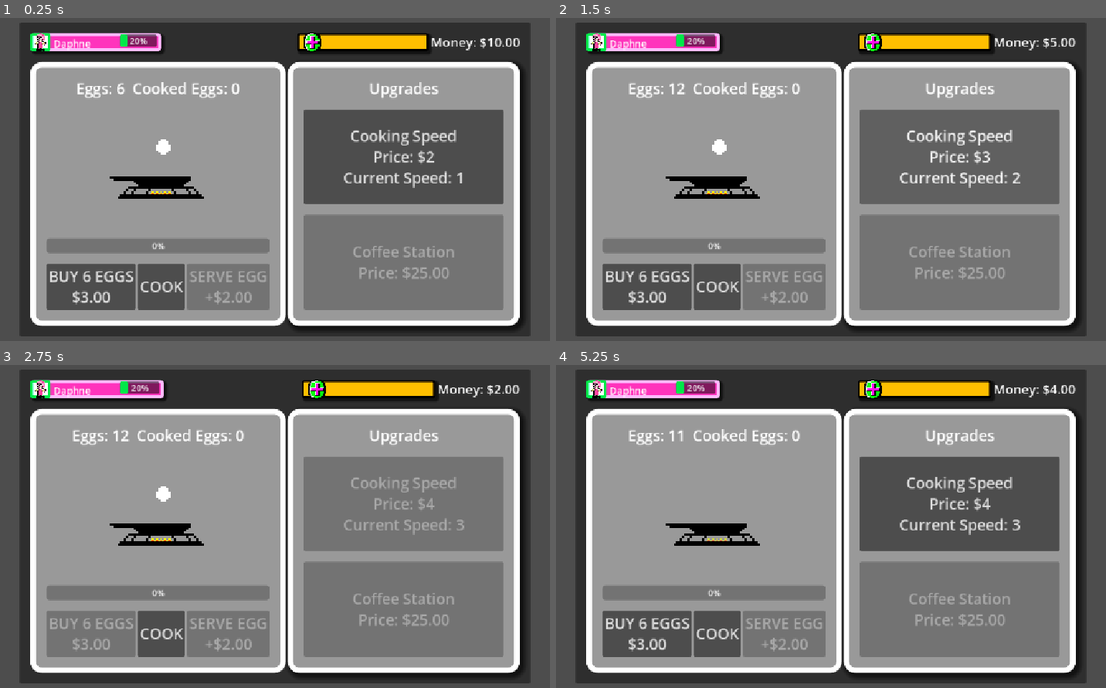
Above: before the commit, frames 1-4 (two rows, left to right).
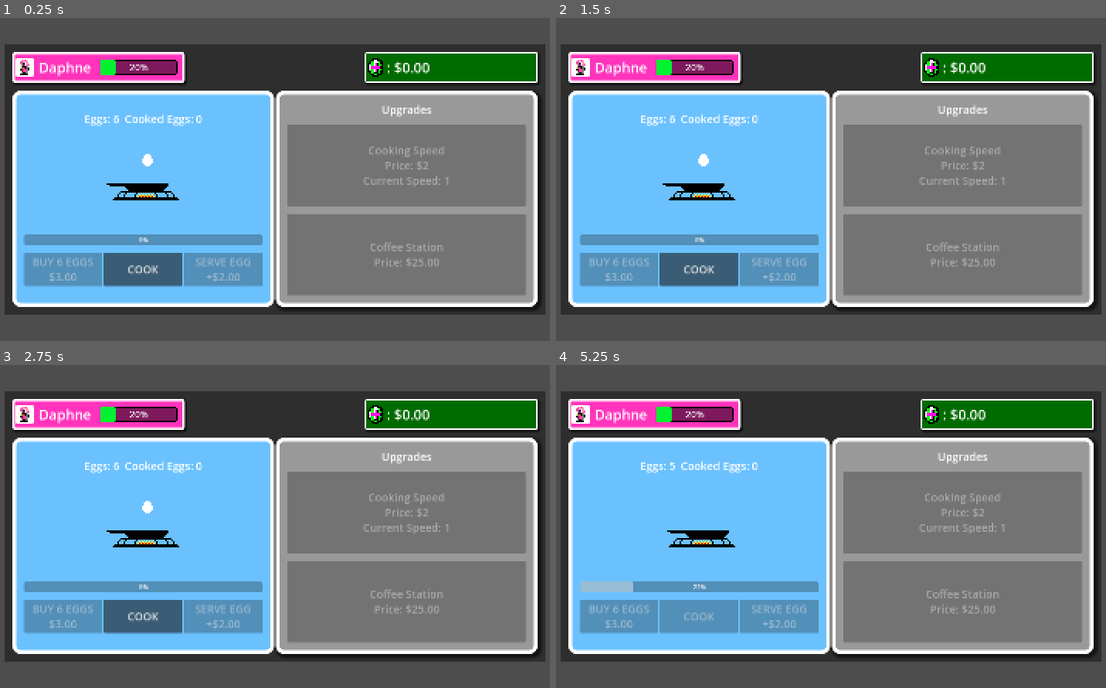
Above: after the commit, the same moments.

Repository: DaphGreene/Tex-Mex-Breakup
Game: Godot game, scene res://Scenes/main.tscn
Same seed, same stepped clock (60 frames per second), same inputs: the game is played once before the commit and once after it.
Inputs (mouse positions are in pixels of both pictures, inside the frame that each line leads up to):
- Up to frame 1 (0.25 s): no input
- Up to frame 2 (1.5 s): click (649, 286) at 0.5 s, where only the run before the commit has a clickable "BUY 6 EGGS $3.00"; click (957, 156) at 1.25 s, where only the run before the commit has a clickable "Cooking Speed Price: $2 Curre…"
- Up to frame 3 (2.75 s): click (401, 503) at 2 s, where only the run before the commit has a clickable "Cooking Speed Price: $3 Curre…"
- Up to frame 4 (5.25 s): click "COOK" at 2.75 s; click (787, 633) at 5 s, where only the run before the commit has a clickable "SERVE EGG +$2.00"

The runs differ from the first frame. In frame 1, 79% of the frame differs, in the area x 0-100%, y 1-99%; in frame 2, 72%; in frame 3, 72%; in frame 4, 79%.

Commit message:
Layout Tweaking Money Bar/PlayerBar

Diff:
--- a/Scenes/main.tscn
+++ b/Scenes/main.tscn
@@ -11,7 +11,7 @@
 border_width_top = 6
 border_width_right = 6
 border_width_bottom = 6
-border_color = Color(1, 0.73333335, 1, 1)
+border_color = Color(1, 1, 1, 1)
 corner_radius_top_left = 6
 corner_radius_top_right = 6
 corner_radius_bottom_right = 6
@@ -25,7 +25,7 @@
 border_width_top = 6
 border_width_right = 6
 border_width_bottom = 6
-border_color = Color(0, 0.9131701, 0.2872121, 1)
+border_color = Color(1, 1, 1, 1)
 corner_radius_top_left = 4
 corner_radius_top_right = 4
 corner_radius_bottom_right = 4
@@ -33,25 +33,30 @@
 
 [sub_resource type="StyleBoxFlat" id="StyleBoxFlat_7mycd"]
 bg_color = Color(0, 0, 0, 0.5019608)
+border_width_left = 2
+border_width_top = 2
+border_width_right = 2
+border_width_bottom = 2
+border_color = Color(0, 0, 0, 1)
 corner_radius_top_left = 4
 corner_radius_top_right = 4
 corner_radius_bottom_right = 4
 corner_radius_bottom_left = 4
 
 [sub_resource type="StyleBoxFlat" id="StyleBoxFlat_272bh"]
-bg_color = Color(0.003921569, 0.9098039, 0.28627452, 1)
+bg_color = Color(3.8119553e-05, 0.9486843, 0.18852836, 1)
 corner_radius_top_left = 4
 corner_radius_top_right = 4
 corner_radius_bottom_right = 4
 corner_radius_bottom_left = 4
 
 [sub_resource type="StyleBoxFlat" id="StyleBoxFlat_5vw27"]
-bg_color = Color(1.0811334, 0.7509666, 7.612897e-06, 1)
+bg_color = Color(0, 0.41816226, 0, 1)
 border_width_left = 4
 border_width_top = 4
 border_width_right = 4
 border_width_bottom = 4
-border_color = Color(0, 0, 0, 1)
+border_color = Color(1, 1, 1, 1)
 corner_radius_top_left = 4
 corner_radius_top_right = 4
 corner_radius_bottom_right = 4
@@ -60,6 +65,7 @@
 shadow_offset = Vector2(4, 4)
 
 [sub_resource type="StyleBoxFlat" id="StyleBoxFlat_jjvhh"]
+bg_color = Color(0.41819945, 0.7582426, 0.9956637, 1)
 border_width_left = 10
 border_width_top = 10
 border_width_right = 10
@@ -88,7 +94,7 @@
 tracks/0/type = "value"
 tracks/0/imported = false
 tracks/0/enabled = true
-tracks/0/path = NodePath("MarginContainer/PanelContainer/MarginContainer/MainLayout/ContentRow/CookingSpace/MarginContainer/VBoxContainer/TextureRect/CookingSprite:frame")
+tracks/0/path = NodePath("MarginContainer/PanelContainer/MarginContainer/MainLayout/ContentRow/CookingSpace/MarginContainer/VBoxContainer/MarginContainer/TextureRect/CookingSprite:frame")
 tracks/0/interp = 1
 tracks/0/loop_wrap = true
 tracks/0/keys = {
@@ -106,7 +112,7 @@
 tracks/0/type = "value"
 tracks/0/imported = false
 tracks/0/enabled = true
-tracks/0/path = NodePath("MarginContainer/PanelContainer/MarginContainer/MainLayout/ContentRow/CookingSpace/MarginContainer/VBoxContainer/TextureRect/CookingSprite:frame")
+tracks/0/path = NodePath("MarginContainer/PanelContainer/MarginContainer/MainLayout/ContentRow/CookingSpace/MarginContainer/VBoxContainer/MarginContainer/TextureRect/CookingSprite:frame")
 tracks/0/interp = 1
 tracks/0/loop_wrap = true
 tracks/0/keys = {
@@ -123,7 +129,7 @@
 tracks/0/type = "value"
 tracks/0/imported = false
 tracks/0/enabled = true
-tracks/0/path = NodePath("MarginContainer/PanelContainer/MarginContainer/MainLayout/ContentRow/CookingSpace/MarginContainer/VBoxContainer/TextureRect/CookingSprite:frame")
+tracks/0/path = NodePath("MarginContainer/PanelContainer/MarginContainer/MainLayout/ContentRow/CookingSpace/MarginContainer/VBoxContainer/MarginContainer/TextureRect/CookingSprite:frame")
 tracks/0/interp = 1
 tracks/0/loop_wrap = true
 tracks/0/keys = {
@@ -179,57 +185,64 @@
 
 [node name="MoneyBar" type="HBoxContainer" parent="MarginContainer/PanelContainer/MarginContainer/MainLayout" unique_id=486125757]
 layout_mode = 2
+theme_override_constants/separation = 10
 
 [node name="PlayerInfoBox" type="Panel" parent="MarginContainer/PanelContainer/MarginContainer/MainLayout/MoneyBar" unique_id=1467498372]
+custom_minimum_size = Vector2(340, 80)
 layout_mode = 2
 size_flags_horizontal = 3
 theme_override_styles/panel = SubResource("StyleBoxFlat_1bvp3")
 
-[node name="AvatarFrame" type="Panel" parent="MarginContainer/PanelContainer/MarginContainer/MainLayout/MoneyBar/PlayerInfoBox" unique_id=1278152303]
+[node name="MarginContainer" type="MarginContainer" parent="MarginContainer/PanelContainer/MarginContainer/MainLayout/MoneyBar/PlayerInfoBox" unique_id=445916905]
 layout_mode = 1
-anchors_preset = 9
-anchor_bottom = 1.0
-offset_right = 38.0
-grow_vertical = 2
-theme_override_styles/panel = SubResource("StyleBoxFlat_lquwl")
-
-[node name="Avatar" type="TextureRect" parent="MarginContainer/PanelContainer/MarginContainer/MainLayout/MoneyBar/PlayerInfoBox/AvatarFrame" unique_id=282632320]
-layout_mode = 1
-anchors_preset = 8
-anchor_left = 0.5
-anchor_top = 0.5
-anchor_right = 0.5
-anchor_bottom = 0.5
-offset_left = -10.5
-offset_top = -16.0
-offset_right = 10.0
-offset_bottom = 16.0
-grow_horizontal = 2
-grow_vertical = 2
-texture = ExtResource("2_jjvhh")
-expand_mode = 4
-
-[node name="Nickname" type="Label" parent="MarginContainer/PanelContainer/MarginContainer/MainLayout/MoneyBar/PlayerInfoBox" unique_id=2039981826]
-layout_mode = 0
-offset_left = 43.0
-offset_top = 7.0
-offset_right = 149.0
-offset_bottom = 33.0
-theme_override_font_sizes/font_size = 18
-text = "Daphne"
-
-[node name="ExperienceProgress" type="ProgressBar" parent="MarginContainer/PanelContainer/MarginContainer/MainLayout/MoneyBar/PlayerInfoBox" unique_id=2076193535]
-layout_mode = 1
-anchors_preset = 12
-anchor_top = 1.0
+anchors_preset = 15
 anchor_right = 1.0
 anchor_bottom = 1.0
-offset_left = 167.0
-offset_top = -31.0
-offset_right = -8.0
-offset_bottom = -8.0
-grow_horizontal = 2
-grow_vertical = 0
+grow_horizontal = 2
+grow_vertical = 2
+theme_override_constants/margin_left = 8
+theme_override_constants/margin_top = 8
+theme_override_constants/margin_right = 8
+theme_override_constants/margin_bottom = 8
+
+[node name="HBoxContainer" type="HBoxContainer" parent="MarginContainer/PanelContainer/MarginContainer/MainLayout/MoneyBar/PlayerInfoBox/MarginContainer" unique_id=873223969]
+layout_mode = 2
+theme_override_constants/separation = 12
+
+[node name="AvatarFrame" type="Panel" parent="MarginContainer/PanelContainer/MarginContainer/MainLayout/MoneyBar/PlayerInfoBox/MarginContainer/HBoxContainer" unique_id=1278152303]
+custom_minimum_size = Vector2(48, 48)
+layout_mode = 2
+size_flags_horizontal = 0
+size_flags_vertical = 4
+theme_override_styles/panel = SubResource("StyleBoxFlat_lquwl")
+
+[node name="Avatar" type="TextureRect" parent="MarginContainer/PanelContainer/MarginContainer/MainLayout/MoneyBar/PlayerInfoBox/MarginContainer/HBoxContainer/AvatarFrame" unique_id=282632320]
+layout_mode = 1
+anchors_preset = 15
+anchor_right = 1.0
+anchor_bottom = 1.0
+offset_left = 4.0
+offset_top = 4.0
+offset_right = -4.0
+offset_bottom = -4.0
+grow_horizontal = 2
+grow_vertical = 2
+texture = ExtResource("2_jjvhh")
+expand_mode = 3
+stretch_mode = 5
+
+[node name="Nickname" type="Label" parent="MarginContainer/PanelContainer/MarginContainer/MainLayout/MoneyBar/PlayerInfoBox/MarginContainer/HBoxContainer" unique_id=2039981826]
+layout_mode = 2
+size_flags_horizontal = 0
+theme_override_font_sizes/font_size = 36
+text = "Daphne"
+
+[node name="ExperienceProgress" type="ProgressBar" parent="MarginContainer/PanelContainer/MarginContainer/MainLayout/MoneyBar/PlayerInfoBox/MarginContainer/HBoxContainer" unique_id=2076193535]
+custom_minimum_size = Vector2(200, 30)
+layout_mode = 2
+size_flags_horizontal = 6
+size_flags_vertical = 4
+theme_override_font_sizes/font_size = 24
 theme_override_styles/background = SubResource("StyleBoxFlat_7mycd")
 theme_override_styles/fill = SubResource("StyleBoxFlat_272bh")
 value = 20.0
@@ -238,28 +251,42 @@
 layout_mode = 2
 size_flags_horizontal = 3
 
-[node name="CoinBox" type="Panel" parent="MarginContainer/PanelContainer/MarginContainer/MainLayout/MoneyBar" unique_id=743343923]
+[node name="MoneyBox" type="Panel" parent="MarginContainer/PanelContainer/MarginContainer/MainLayout/MoneyBar" unique_id=743343923]
+custom_minimum_size = Vector2(220, 80)
 layout_mode = 2
 size_flags_horizontal = 3
 theme_override_styles/panel = SubResource("StyleBoxFlat_5vw27")
 
-[node name="Coin" type="TextureRect" parent="MarginContainer/PanelContainer/MarginContainer/MainLayout/MoneyBar/CoinBox" unique_id=323977528]
+[node name="MarginContainer" type="MarginContainer" parent="MarginContainer/PanelContainer/MarginContainer/MainLayout/MoneyBar/MoneyBox" unique_id=613174478]
 layout_mode = 1
-anchors_preset = 4
-anchor_top = 0.5
-anchor_bottom = 0.5
-offset_left = 12.0
-offset_top = -19.428572
-offset_right = 46.0
-offset_bottom = 19.428574
-grow_vertical = 2
+anchors_preset = 15
+anchor_right = 1.0
+anchor_bottom = 1.0
+grow_horizontal = 2
+grow_vertical = 2
+theme_override_constants/margin_left = 8
+theme_override_constants/margin_top = 8
+theme_override_constants/margin_right = 8
+theme_override_constants/margin_bottom = 8
+
+[node name="HBoxContainer" type="HBoxContainer" parent="MarginContainer/PanelContainer/MarginContainer/MainLayout/MoneyBar/MoneyBox/MarginContainer" unique_id=1697870409]
+layout_mode = 2
+size_flags_horizontal = 0
+theme_override_constants/separation = 8
+
+[node name="Money" type="TextureRect" parent="MarginContainer/PanelContainer/MarginContainer/MainLayout/MoneyBar/MoneyBox/MarginContainer/HBoxContainer" unique_id=323977528]
+custom_minimum_size = Vector2(40, 40)
+layout_mode = 2
+size_flags_horizontal = 2
+size_flags_vertical = 4
 texture = ExtResource("3_kry3j")
 expand_mode = 5
 
-[node name="MoneyLabel" type="Label" parent="MarginContainer/PanelContainer/MarginContainer/MainLayout/MoneyBar" unique_id=918509803]
-layout_mode = 2
-theme_override_font_sizes/font_size = 24
-text = "Money: $10.00"
+[node name="MoneyLabel" type="Label" parent="MarginContainer/PanelContainer/MarginContainer/MainLayout/MoneyBar/MoneyBox/MarginContainer/HBoxContainer" unique_id=918509803]
+layout_mode = 2
+size_flags_horizontal = 2
+theme_override_font_sizes/font_size = 36
+text = ": $0.00"
 
 [node name="ContentRow" type="HBoxContainer" parent="MarginContainer/PanelContainer/MarginContainer/MainLayout" unique_id=607293574]
 layout_mode = 2
@@ -279,7 +306,9 @@
 
 [node name="VBoxContainer" type="VBoxContainer" parent="MarginContainer/PanelContainer/MarginContainer/MainLayout/ContentRow/CookingSpace/MarginContainer" unique_id=807118112]
 layout_mode = 2
+size_flags_vertical = 4
 theme_override_constants/separation = 20
+alignment = 1
 
 [node name="EggsLabel" type="Label" parent="MarginContainer/PanelContainer/MarginContainer/MainLayout/ContentRow/CookingSpace/MarginContainer/VBoxContainer" unique_id=1621966555]
 layout_mode = 2
@@ -288,19 +317,23 @@
 horizontal_alignment = 1
 vertical_alignment = 1
 
-[node name="TextureRect" type="TextureRect" parent="MarginContainer/PanelContainer/MarginContainer/MainLayout/ContentRow/CookingSpace/MarginContainer/VBoxContainer" unique_id=498949690]
+[node name="MarginContainer" type="MarginContainer" parent="MarginContainer/PanelContainer/MarginContainer/MainLayout/ContentRow/CookingSpace/MarginContainer/VBoxContainer" unique_id=201051541]
+layout_mode = 2
+size_flags_vertical = 3
+
+[node name="TextureRect" type="TextureRect" parent="MarginContainer/PanelContainer/MarginContainer/MainLayout/ContentRow/CookingSpace/MarginContainer/VBoxContainer/MarginContainer" unique_id=498949690]
 texture_filter = 1
-custom_minimum_size = Vector2(260, 220)
+custom_minimum_size = Vector2(320, 240)
 layout_mode = 2
 size_flags_horizontal = 4
-size_flags_vertical = 3
+size_flags_vertical = 6
 expand_mode = 2
 stretch_mode = 4
 
-[node name="CookingSprite" type="Sprite2D" parent="MarginContainer/PanelContainer/MarginContainer/MainLayout/ContentRow/CookingSpace/MarginContainer/VBoxContainer/TextureRect" unique_id=552525869]
+[node name="CookingSprite" type="Sprite2D" parent="MarginContainer/PanelContainer/MarginContainer/MainLayout/ContentRow/CookingSpace/MarginContainer/VBoxContainer/MarginContainer/TextureRect" unique_id=552525869]
 texture_filter = 1
-position = Vector2(130, 110)
-scale = Vector2(3.739583, 3.739583)
+position = Vector2(160, 112)
+scale = Vector2(4, 4)
 texture = ExtResource("3_21xkr")
 hframes = 21
 
--- a/Scripts/main.gd
+++ b/Scripts/main.gd
@@ -4,7 +4,7 @@
 # NODE REFERENCES
 # These locate scene nodes after the scene is ready
 
-@onready var money_label: Label = $MarginContainer/PanelContainer/MarginContainer/MainLayout/MoneyBar/MoneyLabel
+@onready var money_label: Label = $MarginContainer/PanelContainer/MarginContainer/MainLayout/MoneyBar/MoneyBox/MarginContainer/HBoxContainer/MoneyLabel
 @onready var eggs_label: Label = $MarginContainer/PanelContainer/MarginContainer/MainLayout/ContentRow/CookingSpace/MarginContainer/VBoxContainer/EggsLabel
 @onready var cooking_progress_bar: ProgressBar = $MarginContainer/PanelContainer/MarginContainer/MainLayout/ContentRow/CookingSpace/MarginContainer/VBoxContainer/CookingProgressBar
 @onready var cooking_animation_player: AnimationPlayer = $CookingAnimationPlayer
@@ -20,7 +20,7 @@
 # RESOURCES
 # These values persist for as long as this scene exists
 
-var money: float = 10.00
+var money: float = 0.0
 var eggs: int = 6
 var cooked_eggs: int = 0
 var coffee: int = 0
@@ -146,7 +146,7 @@
 # UPDATE TEXT FUNCTIONS
 
 func update_text() -> void:
-	money_label.text = "Money: $%.2f" % money
+	money_label.text = ": $%.2f" % money
 	eggs_label.text = "Eggs: " + str(eggs) + "  Cooked Eggs: " + str(cooked_eggs)
 	cooking_speed_upgrade_button.text = "Cooking Speed \nPrice: $" + str(cooking_speed_cost) + "\nCurrent Speed: " + str(cooking_speed)
 	buy_egg_button.text = "BUY %d EGGS\n$%.2f" % [egg_purchase_quantity, egg_purchase_price]
--- a/project.godot
+++ b/project.godot
@@ -17,6 +17,8 @@
 
 [display]
 
+window/size/viewport_width=1600
+window/size/viewport_height=900
 window/stretch/mode="canvas_items"
 
 [dotnet]
